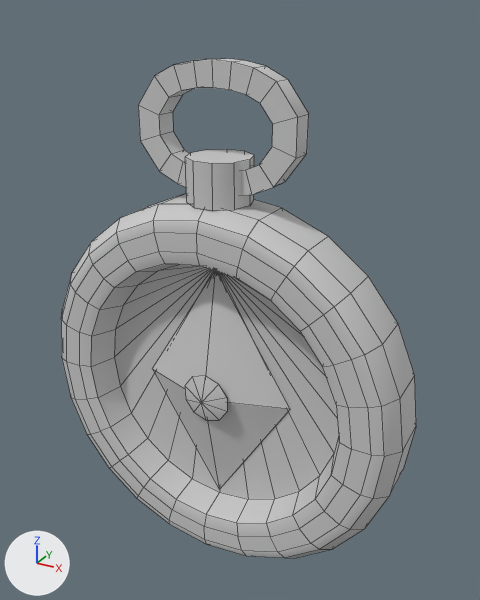
The FBX model Assets/_Assets/Models/compass_01.fbx: old version first, new version second.
Both versions are drawn from a 50 mm lens placed at (1.87, -3.17, 2.19), pointed at (0.07, 0.11, 0.55). Lighting does not change. The marker at lower left points along +X, +Y and +Z. Mesh edges are drawn as thin lines. Where no turn or scale is listed for an object, it has been applied to the vertices.

Script lines for the objects in view, before the commit:
```python
me_mesh = bpy.data.meshes.new('Mesh')
me_mesh.from_pydata(...)  # 324 vertices, 313 faces; spans x -1.21..1.21, y -0.26..0.25, z -1.21..1.95
me_mesh.materials.append(mat_gray_simple)  # light grey #cacaca
ob_compass_01 = bpy.data.objects.new('compass_01', me_mesh)
ob_compass_01.location = (0.0, 0.0, 0.0)
```
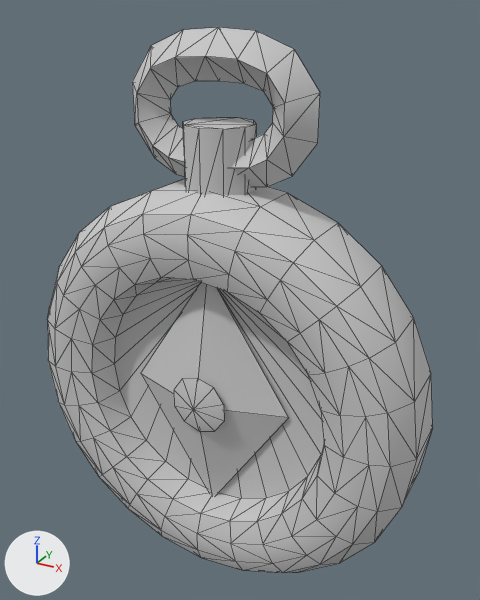
Edits to the scene script, one JSON object a line:
```json
{"block": "me_mesh", "where": "# used by ob_compass_01; location = (0.0, 0.0, 0.0)"}
{"op": "remove", "block": "me_mesh", "code": "me_mesh.from_pydata(...)  # 324 vertices, 313 faces; spans x -1.21..1.21, y -0.26..0.25, z -1.21..1.95"}
{"op": "add", "block": "me_mesh", "code": "me_mesh.from_pydata(...)  # 308 vertices, 590 faces; spans x -1.29..1.29, y -0.35..0.34, z -1.29..2.1"}
{"block": "me_mesh", "change": "me_mesh part 1: a new loose piece, a 10-sided cylinder along z spanning x -0.19..0.19, y -0.2..0.21, z 1.18..1.62, in mat_gray_simple (light grey #cacaca)"}
{"block": "me_mesh", "change": "me_mesh part 2: the loose piece of 5 vertices spanning x -0.5..0.5, y -0.23..-0.06, z -0.8..0.8 is scaled about its middle by (1.06, 1.02, 1.02), then moved by (0.0, -0.09, 0.0)"}
{"block": "me_mesh", "change": "me_mesh part 3: the loose piece of 11 vertices spanning x -0.15..0.15, y -0.26..-0.2, z -0.16..0.16 is scaled about its middle by (1.18, 1.09, 1.18), then moved by (0.0, -0.09, 0.0)"}
{"block": "me_mesh", "change": "me_mesh part 4: the loose piece of 216 vertices spanning x -1.21..1.21, y -0.26..0.25, z -1.21..1.21 is rebuilt with 216 vertices and now spans x -1.29..1.29, y -0.35..0.34, z -1.29..1.29"}
{"block": "me_mesh", "change": "me_mesh part 5: the loose piece of 72 vertices spanning x -0.48..0.49, y -0.07..0.07, z 1.24..1.95 is rebuilt with 56 vertices and now spans x -0.57..0.57, y -0.13..0.13, z 1.27..2.1"}
{"block": "me_mesh", "change": "me_mesh part 6: the loose piece of 20 vertices spanning x -0.19..0.19, y -0.18..0.18, z 1.19..1.44 is deleted"}
```

Location of each change, [x1, y1, x2, y2] in pixels of the pictures (480 x 600 px; the box of a moved part takes in the faces that stretch with it):
```json
{"object": "compass_01", "change": "reshaped", "before": [61, 58, 416, 558], "after": [48, 27, 433, 573], "on screen": "8% wider, 9% taller"}
{"part": 1, "of": "me_mesh", "change": "added", "after": [183, 117, 257, 195]}
{"part": 2, "of": "me_mesh", "change": "moved or reshaped", "before": [152, 271, 290, 489], "after": [141, 282, 288, 495]}
{"part": 3, "of": "me_mesh", "change": "moved or reshaped", "before": [185, 376, 227, 420], "after": [174, 378, 224, 431]}
{"part": 4, "of": "me_mesh", "change": "rebuilt", "before": [61, 194, 416, 558], "after": [48, 179, 433, 573], "on screen": "8% wider, 8% taller"}
{"part": 5, "of": "me_mesh", "change": "rebuilt", "before": [138, 58, 308, 196], "after": [132, 27, 320, 187], "on screen": "11% wider, 16% taller"}
{"part": 6, "of": "me_mesh", "change": "deleted", "before": [185, 149, 254, 211]}
```
